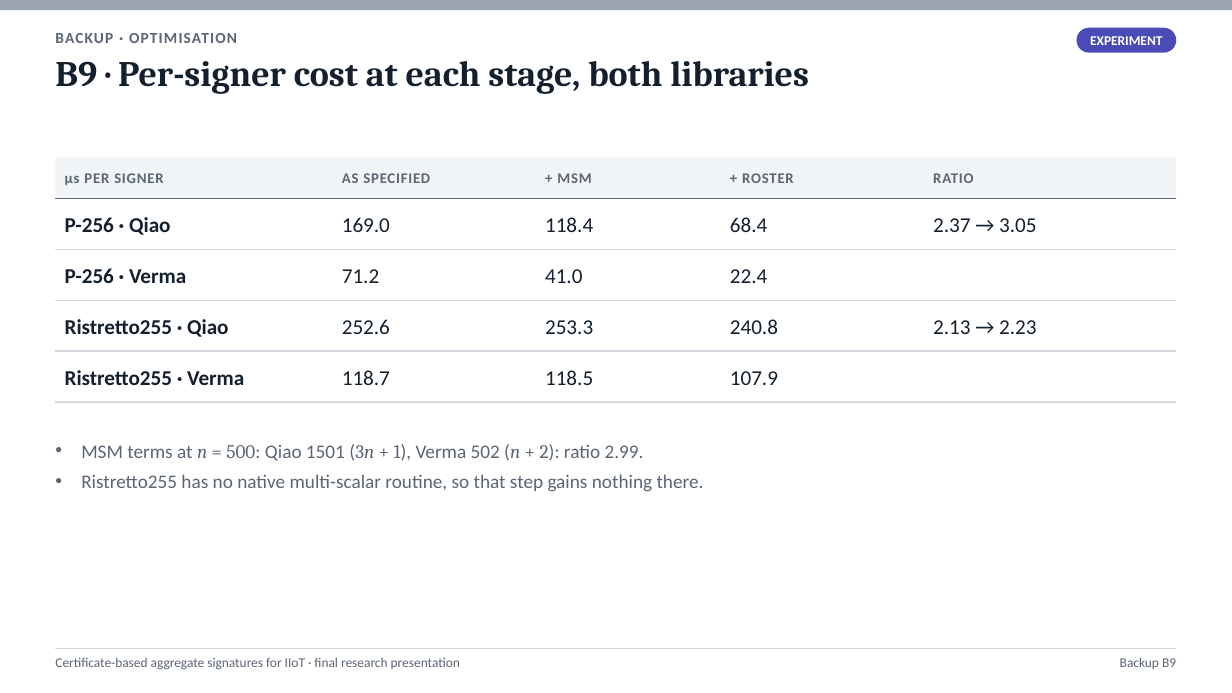
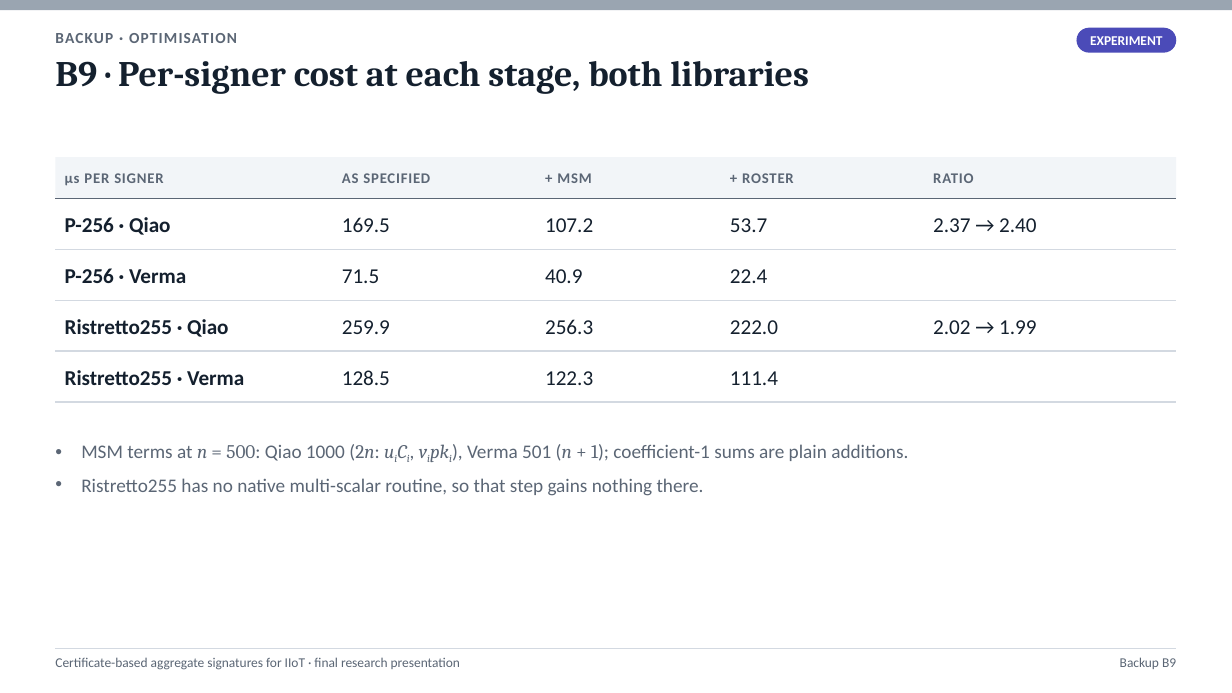
Before and after one commit to Anurag-1205/Certificate-Based-Aggregate-Signature, a slide deck: slide 41 of presentation/CBAS_Final_Presentation.pptx. Drawn at 1232x693 pixels with LibreOffice and Linux fonts; fonts in the diff are those of the drawing. Boxes give left, top, right and bottom in pixels: in the first picture for what was removed or moved away, otherwise in the second. Text is boxed around its words. In the diff, an @@ line names an element or a change of style, - is before the commit and + after.

```diff
--- a/presentation/CBAS_Final_Presentation.pptx
+++ b/presentation/CBAS_Final_Presentation.pptx
@@ text at box(342, 217, 390, 232): text changed @@
-169.0
+169.5
@@ text at box(545, 218, 593, 232): text changed @@
-118.4
+107.2
@@ text at box(730, 218, 767, 232): text changed @@
-68.4
+53.7
@@ text at box(933, 218, 1036, 232): text changed @@
-2.37 → 3.05
+2.37 → 2.40
@@ text at box(342, 269, 379, 283): text changed @@
-71.2
+71.5
@@ text at box(545, 269, 582, 283): text changed @@
-41.0
+40.9
@@ text at box(342, 320, 390, 334): text changed @@
-252.6
+259.9
@@ text at box(545, 319, 593, 334): text changed @@
-253.3
+256.3
@@ text at box(730, 320, 778, 334): text changed @@
-240.8
+222.0
@@ text at box(933, 320, 1036, 334): text changed @@
-2.13 → 2.23
+2.02 → 1.99
@@ text at box(342, 370, 390, 385): text changed @@
-118.7
+128.5
@@ text at box(545, 371, 593, 385): text changed @@
-118.5
+122.3
@@ text at box(730, 371, 778, 385): text changed @@
-107.9
+111.4
@@ text at box(81, 444, 908, 461): text changed @@
-• MSM terms at n = 500: Qiao 1501 (3n + 1), Verma 502 (n + 2): ratio 2.99.
+• MSM terms at n = 500: Qiao 1000 (2n: uiCi, vipki), Verma 501 (n + 1); coefficient-1 sums are plain additions.
```
Also in this commit, not shown: 23 other slides changed, 3 slides added, 1 slide removed, 15 other files.
